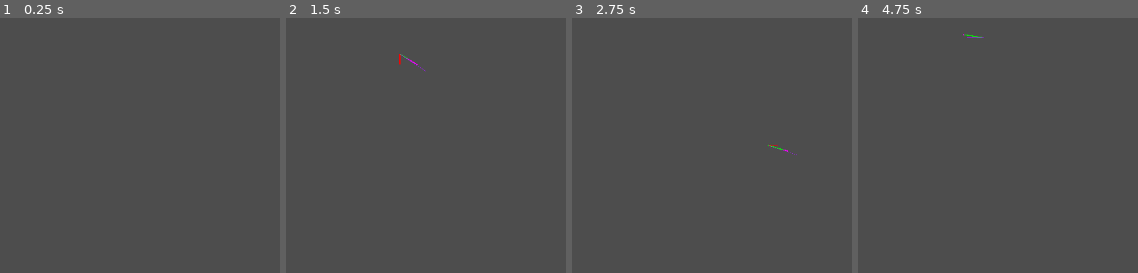
Above: before the commit, frames 1-4 (left to right).
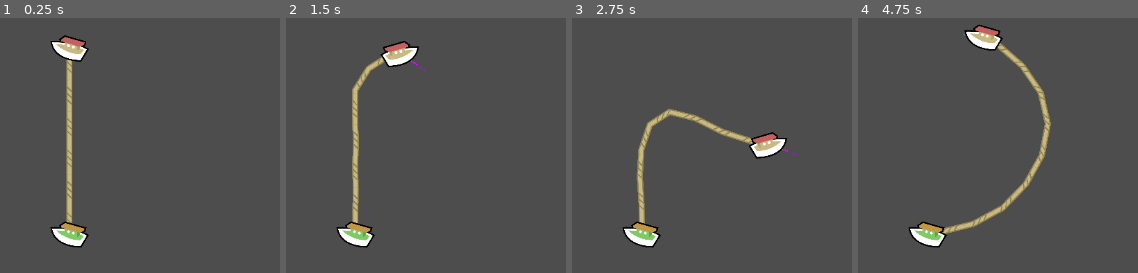
Above: after the commit, the same moments.

Repository: BLooperZ/Evenglide
Game: Godot game, scene res://ropes.tscn
The game is run twice, just before and just after one commit, with the same random seed, the same clock (stepped at 60 frames per second) and the same inputs.
Inputs:
- Up to frame 1 (0.25 s): no input
- Up to frame 2 (1.5 s): tap Enter at 0.5 s; hold Right (p1_right) 0.53-1.28 s; hold Down (p1_down) from 1.28 s (still down)
- Up to frame 3 (2.75 s): release Down (p1_down) at 2.03 s; hold Right (p1_right) from 2.03 s (still down)
- Up to frame 4 (4.75 s): release Right (p1_right) at 2.78 s; hold Up (p1_up) 2.78-3.53 s; hold Left (p1_left) from 3.53 s (still down)

The runs differ from the first frame. In frame 1, 3.2% of the frame differs, in the area x 17-32%, y 6-91%; in frame 2, 3.4%; in frame 3, 3.7%; in frame 4, 4.2%, in the area x 17-69%, y 2-91%.

Commit message:
feat: added boat + rope textures and rope rendering

Diff:
--- a/player.gd
+++ b/player.gd
@@ -9,6 +9,9 @@
 @export var key_down: String = "p1_down"
 @export var key_left: String = "p1_left"
 @export var key_right: String = "p1_right"
+
+@onready var sprite = $Sprite2D
+@onready var spriteScaleX = sprite.scale.x
 
 var tension = Vector2(0, 0)
 
@@ -35,6 +38,11 @@
 
 	velocity -= tension * delta * (velocity.length() / SPEED)
 
+	if direction.x > 0:
+		sprite.scale.x = -1 * spriteScaleX;
+	else:
+		sprite.scale.x = 1 * spriteScaleX;
+
 
 	move_and_slide()
 	queue_redraw()
--- a/rope2d.gd
+++ b/rope2d.gd
@@ -1,4 +1,4 @@
-extends Node2D
+extends Line2D
 
 @export var segment_scene: PackedScene
 
@@ -14,6 +14,8 @@
 	joint.rest_length = 20.0
 	return joint
 
+var line_data_sources: Array[Node2D] = []
+
 # Called when the node enters the scene tree for the first time.
 func _ready() -> void:
 	var seg = segment_scene.instantiate()
@@ -27,6 +29,9 @@
 
 	var vec = (player2.global_position - player1.global_position) / num_segments
 
+	line_data_sources.append(player1);
+	line_data_sources.append(seg);
+
 	for i in range(num_segments):
 		seg = segment_scene.instantiate()
 		add_child(seg)
@@ -37,6 +42,8 @@
 		joint.node_a = joint.get_path_to(last_seg)
 		joint.node_b = joint.get_path_to(seg)
 		last_seg = seg
+		line_data_sources.append(seg);
+
 
 	joint = create_joint()
 	joint.global_position = last_seg.global_position
@@ -44,6 +51,9 @@
 	joint.node_a = joint.get_path_to(player2)
 	joint.node_b = joint.get_path_to(last_seg)
 
-# Called every frame. 'delta' is the elapsed time since the previous frame.
-func _process(delta: float) -> void:
-	pass
+	line_data_sources.append(player2);
+
+func _physics_process(_delta: float) -> void:
+	clear_points()
+	for link in line_data_sources:
+		add_point(link.global_position)
--- a/ropes.tscn
+++ b/ropes.tscn
@@ -1,14 +1,25 @@
-[gd_scene load_steps=5 format=3 uid="uid://7s33twtvfc26"]
+[gd_scene load_steps=9 format=3 uid="uid://7s33twtvfc26"]
 
 [ext_resource type="Script" uid="uid://ddpybuyuyde1m" path="res://rope2d.gd" id="1_6gfnu"]
 [ext_resource type="Script" uid="uid://cbidsm0yuare1" path="res://player.gd" id="1_ayb1n"]
+[ext_resource type="Texture2D" uid="uid://dmeqamvik620f" path="res://textures/rope-h.png" id="1_vpg34"]
 [ext_resource type="PackedScene" uid="uid://d3rtddoo4e0gp" path="res://rope_segment.tscn" id="2_mms8q"]
+[ext_resource type="Texture2D" uid="uid://7erl8jpo4g4a" path="res://textures/ship.png" id="4_2hbx5"]
+[ext_resource type="Texture2D" uid="uid://dyol6j0lj2swd" path="res://textures/ship-p2.png" id="5_vpg34"]
 
-[sub_resource type="CapsuleShape2D" id="CapsuleShape2D_ayb1n"]
+[sub_resource type="CircleShape2D" id="CircleShape2D_tnijs"]
+radius = 70.1783
+
+[sub_resource type="CircleShape2D" id="CircleShape2D_hm786"]
+radius = 70.0286
 
 [node name="Ropes" type="Node2D"]
 
-[node name="Rope" type="Node2D" parent="." node_paths=PackedStringArray("player1", "player2")]
+[node name="Rope" type="Line2D" parent="." node_paths=PackedStringArray("player1", "player2")]
+texture_repeat = 2
+width = 30.0
+texture = ExtResource("1_vpg34")
+texture_mode = 1
 script = ExtResource("1_6gfnu")
 segment_scene = ExtResource("2_mms8q")
 player1 = NodePath("../Player1")
@@ -23,7 +34,11 @@
 script = ExtResource("1_ayb1n")
 
 [node name="CollisionShape2D" type="CollisionShape2D" parent="Player1"]
-shape = SubResource("CapsuleShape2D_ayb1n")
+shape = SubResource("CircleShape2D_tnijs")
+
+[node name="Sprite2D" type="Sprite2D" parent="Player1"]
+scale = Vector2(0.726563, 0.726563)
+texture = ExtResource("4_2hbx5")
 
 [node name="Player2" type="CharacterBody2D" parent="."]
 position = Vector2(0, 895)
@@ -36,4 +51,8 @@
 key_right = "p2_right"
 
 [node name="CollisionShape2D" type="CollisionShape2D" parent="Player2"]
-shape = SubResource("CapsuleShape2D_ayb1n")
+shape = SubResource("CircleShape2D_hm786")
+
+[node name="Sprite2D" type="Sprite2D" parent="Player2"]
+scale = Vector2(0.726563, 0.726563)
+texture = ExtResource("5_vpg34")
Binary file added: textures/rope-h.png
Not shown, added: textures/rope-h.png.import
Binary file added: textures/rope.png
Not shown, added: textures/rope.png.import
Binary file added: textures/ship-p2.png
Not shown, added: textures/ship-p2.png.import
Binary file added: textures/ship.png
Not shown, added: textures/ship.png.import
